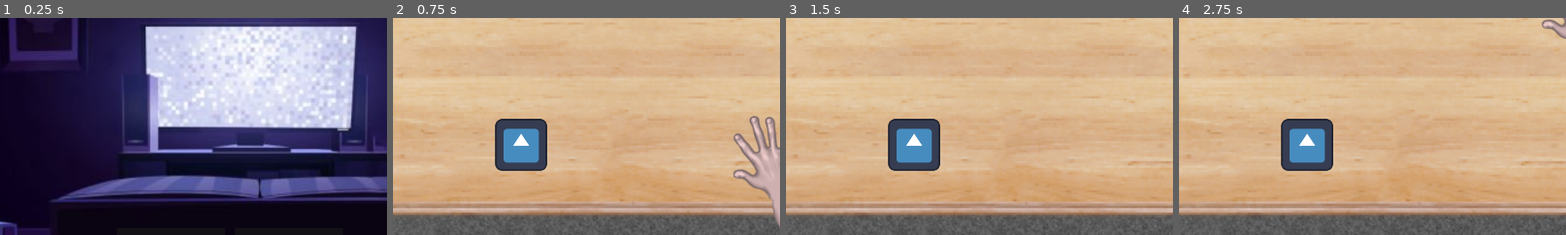
Above: before the commit, frames 1-4 (left to right).
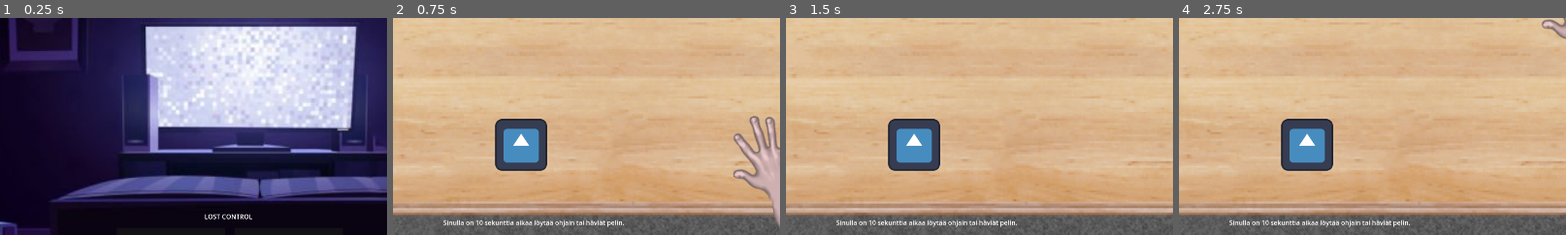
Above: after the commit, the same moments.

Repository: Hesuvius/LOST_CONTROL
Game: Godot game, scene res://menu/menu.tscn
The game is run twice, just before and just after one commit, with the same random seed, the same clock (stepped at 60 frames per second) and the same inputs. The engine's default icon, where the game draws it, is replaced by a stand-in: a white triangle on a blue panel in a dark square.
Inputs (mouse positions are % of the whole screen's width and height, from its top left):
- Up to frame 1 (0.25 s): no input
- Up to frame 2 (0.75 s): click "start" at 0.5 s
- Up to frame 3 (1.5 s): tap Enter at 1.25 s; move the mouse to (55, 50) at 1.27 s; click (55, 50) at 1.42 s
- Up to frame 4 (2.75 s): tap Space at 2 s; move the mouse to (45, 50) at 2.02 s; click (45, 50) at 2.17 s
The pictures show only the part of the screen within x 20-70%, y 33-83%; the shares and areas given below are measured in that part.

The runs differ from the first frame. In frame 1, 0.2% of the frame differs, in the area x 52-66%, y 90-93%; in frame 2, 0.6%, in the area x 13-60%, y 92-97%; in frame 3, 0.6%; in frame 4, 0.6%.

Commit message:
timer ja häviämismahdollisuus kun biisi loppuu

Diff:
--- /dev/null
+++ b/Lost Control/Ajastin.gd
@@ -0,0 +1,15 @@
+extends Timer
+
+
+# Called when the node enters the scene tree for the first time.
+func _ready():
+	pass # Replace with function body.
+
+
+# Called every frame. 'delta' is the elapsed time since the previous frame.
+func _process(delta):
+	pass
+
+
+func _on_timeout():
+	get_tree().change_scene_to_file("res:///menu/menu.tscn")
--- a/Lost Control/main.tscn
+++ b/Lost Control/main.tscn
@@ -7,6 +7,7 @@
 [ext_resource type="Script" path="res://hand.gd" id="4_r86g5"]
 [ext_resource type="Texture2D" uid="uid://bq71g4yymlmot" path="res://graphics/arm_colored.png" id="4_xob2e"]
 [ext_resource type="AudioStream" uid="uid://bpalnqom5i0cn" path="res://sound and music/lost_remote_02.mp3" id="7_r6tol"]
+[ext_resource type="Script" path="res://Ajastin.gd" id="8_exfkf"]
 
 [sub_resource type="CircleShape2D" id="CircleShape2D_lpb0i"]
 
@@ -99,9 +100,25 @@
 stream = ExtResource("7_r6tol")
 autoplay = true
 
+[node name="Ajastin" type="Timer" parent="."]
+wait_time = 37.0
+one_shot = true
+autostart = true
+script = ExtResource("8_exfkf")
+
+[node name="RichTextLabel" type="RichTextLabel" parent="."]
+offset_left = 509.0
+offset_top = 857.0
+offset_right = 1075.0
+offset_bottom = 984.0
+tooltip_text = "Tämä on tooltip. Näitä voi tunkea kaikkialle."
+text = "Sinulla on 10 sekunttia aikaa löytää ohjain tai häviät pelin."
+fit_content = true
+
 [connection signal="body_entered" from="Items/Icon/Area2D" to="Items/Icon" method="_on_area_2d_body_entered"]
 [connection signal="body_exited" from="Items/Icon/Area2D" to="Items/Icon" method="_on_area_2d_body_exited"]
 [connection signal="body_entered" from="Items/Icon2/Area2D" to="Items/Icon2" method="_on_area_2d_body_entered"]
 [connection signal="body_exited" from="Items/Icon2/Area2D" to="Items/Icon2" method="_on_area_2d_body_exited"]
 [connection signal="body_entered" from="Items/Icon3/Area2D" to="Items/Icon3" method="_on_area_2d_body_entered"]
 [connection signal="body_exited" from="Items/Icon3/Area2D" to="Items/Icon3" method="_on_area_2d_body_exited"]
+[connection signal="timeout" from="Ajastin" to="Ajastin" method="_on_timeout"]
--- a/Lost Control/menu/menu.gd
+++ b/Lost Control/menu/menu.gd
@@ -1,5 +1,7 @@
 extends Node2D
 
+func _ready():
+	Input.set_mouse_mode(Input.MOUSE_MODE_VISIBLE)
 
 func _on_exit_btn_pressed():
 	print("exit")
--- a/Lost Control/menu/menu.tscn
+++ b/Lost Control/menu/menu.tscn
@@ -50,6 +50,13 @@
 [node name="Background music" type="AudioStreamPlayer" parent="."]
 stream = ExtResource("3_42gif")
 
+[node name="RichTextLabel" type="RichTextLabel" parent="."]
+offset_left = 891.0
+offset_top = 842.0
+offset_right = 1161.0
+offset_bottom = 879.0
+text = "LOST CONTROL"
+
 [connection signal="pressed" from="main_menu_graphics/buttons/exit_btn" to="." method="_on_exit_btn_pressed"]
 [connection signal="pressed" from="main_menu_graphics/buttons/start_btn" to="." method="_on_start_btn_pressed"]
 [connection signal="pressed" from="main_menu_graphics/buttons/next_btn" to="." method="_on_next_btn_pressed"]
Not shown: 1 places in Lost Control/main.tscn that only renumber resources
